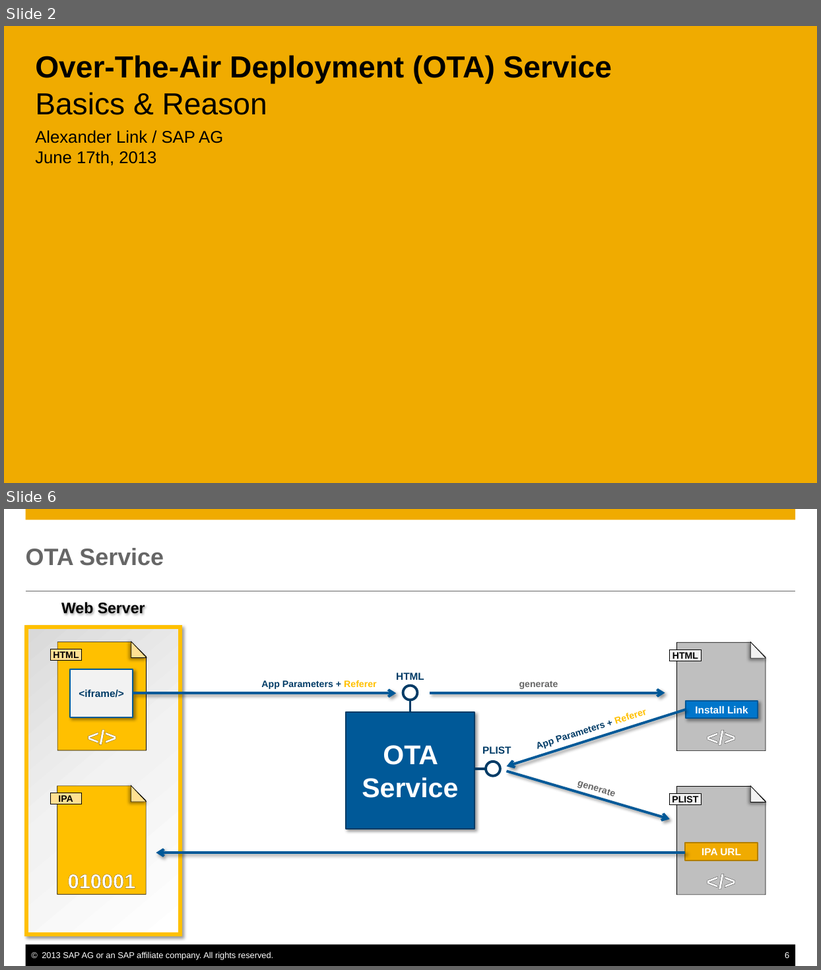
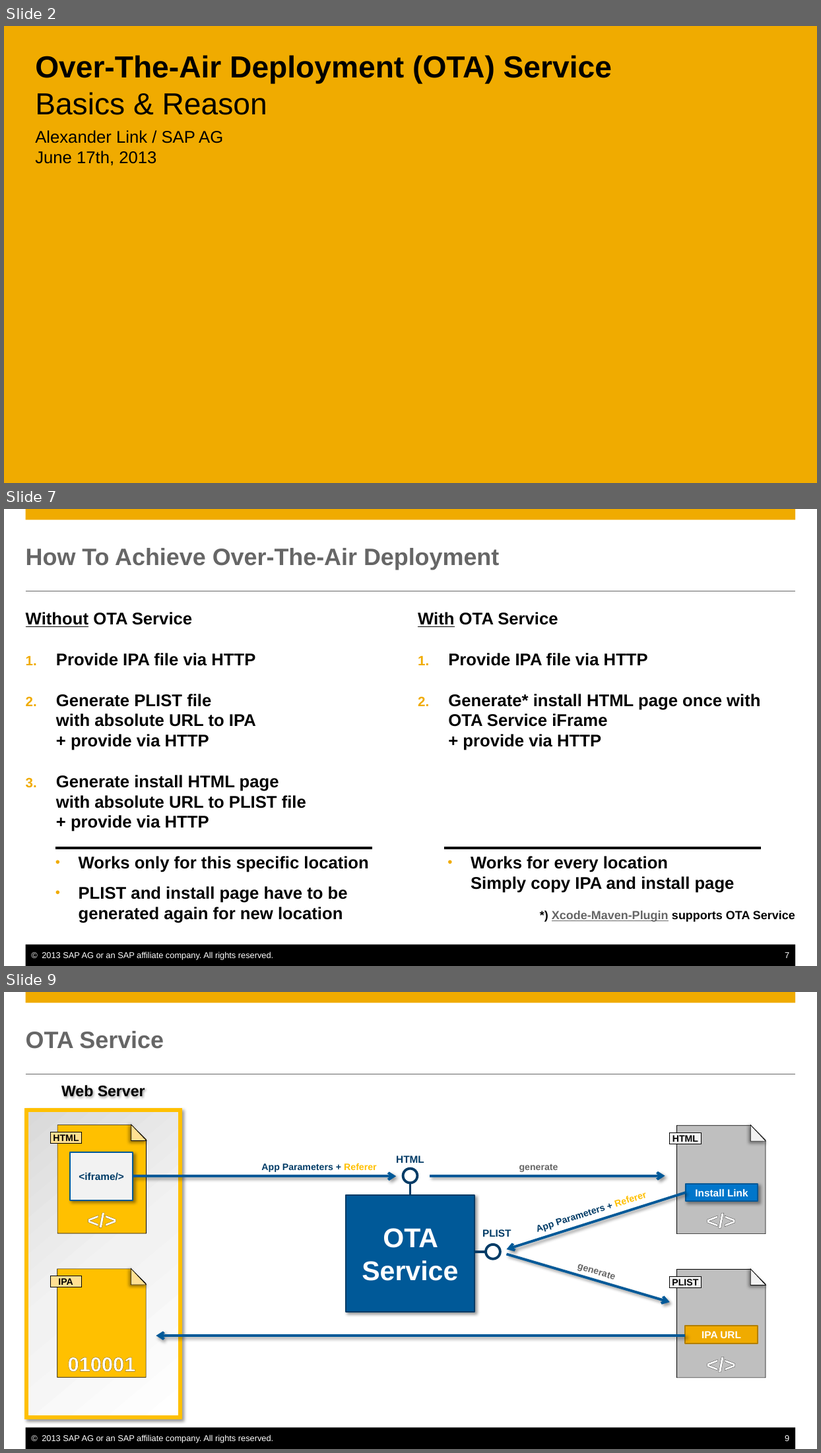
Before and after one commit to marcusholl/OTAService, a slide deck: docs/OTAService.pptx. Shown one above the other, each under a label of ours: slides 2 and 6 before the commit, slides 2, 7 and 9 after it; the slides between them are not shown. The pictures are 821x970 and 821x1453 pixels, drawn with LibreOffice and Linux fonts; fonts in the diff are those of the drawing; background and template pictures are left out. Boxes give left, top, right and bottom in pixels: in the first picture for what was removed or moved away, otherwise in the second. Text is boxed around its words. In the diff, an @@ line names an element or a change of style, - is before the commit and + after.

```diff
--- a/docs/OTAService.pptx
+++ b/docs/OTAService.pptx
@@ slide 7 added at box(4, 509, 817, 966), background #FFFFFF; not listed: 5 template elements that a slide beside it also shows @@
@@ title added at box(26, 548, 499, 570), 28 pt, text #666666, bold @@
+How To Achieve Over-The-Air Deployment
@@ text added at box(26, 612, 368, 903), 20 pt, text #000000, bold @@
+Without OTA Service
+1. Provide IPA file via HTTP
+2. Generate PLIST file
+   with absolute URL to IPA
+   + provide via HTTP
+3. Generate install HTML page
+   with absolute URL to PLIST file
+   + provide via HTTP
+• Works only for this specific location
+• PLIST and install page have to be generated again for new location
@@ text added at box(418, 612, 795, 922), 20 pt, text #000000, bold @@
+With OTA Service
+1. Provide IPA file via HTTP
+2. Generate* install HTML page once with
+   OTA Service iFrame
+   + provide via HTTP
+• Works for every location
+  Simply copy IPA and install page
+*) Xcode-Maven-Plugin supports OTA Service
@@ line added from (55, 848) to (372, 848), #000000 3.25 pt @@
@@ line added from (444, 848) to (761, 848), #000000 3.25 pt @@
@@ what was slide 6 is now slide 9 @@
@@ page number at box(785, 1436, 789, 1441): text changed @@
-6
+9
```
Also in this commit, not shown: 3 slides changed, 3 other slides added, 1 slide removed.
